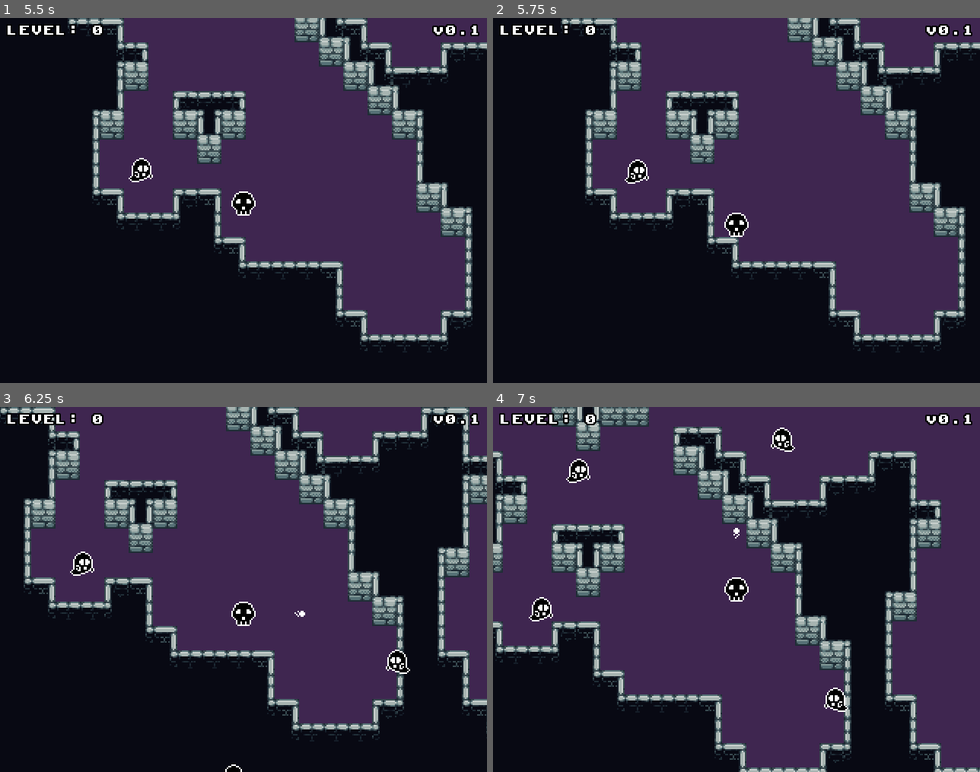
Above: before the commit, frames 1-4 (two rows, left to right).
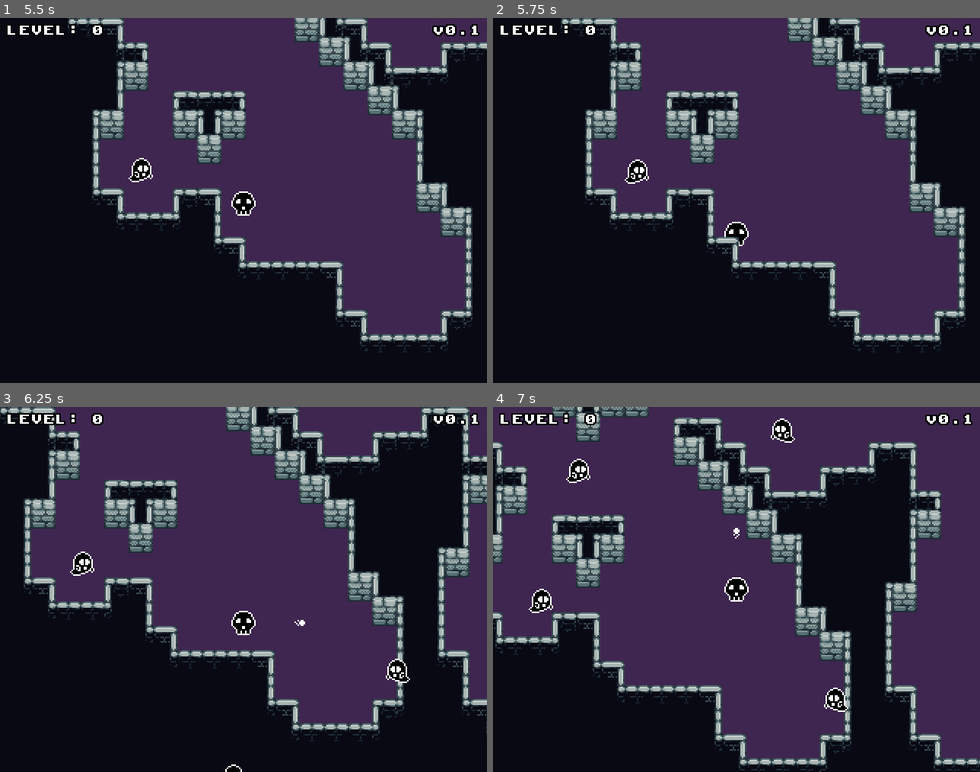
Above: after the commit, the same moments.

Repository: nikolawhallon/ExploreyDungeon
Game: Godot game, scene res://Scenes/Game.tscn
Two runs of this game, one before a commit and one after it. Both use one fixed random seed, a clock stepped at 60 frames per second and the inputs below.
Inputs (mouse positions are in pixels of both pictures, inside the frame that each line leads up to):
- Up to frame 1 (5.5 s): tap Enter at 0.5 s; move the mouse to (350, 182) at 0.52 s; hold D 0.53-1.28 s; tap F every 0.75 s from 0.6 to 5.1 s; click (350, 182) at 0.67 s; tap Space at 0.77, 1.52, 3.02, 3.77, 4.52 s; move the mouse to (146, 218) at 1.27 s; hold S 1.28-2.03 s; move the mouse to (292, 120) at 2.02 s; hold D 2.03-2.78 s; move the mouse to (219, 273) at 2.77 s; hold W 2.78-3.53 s; click (219, 273) at 2.92 s; move the mouse to (389, 255) at 3.52 s; hold A 3.53-5.03 s; move the mouse to (97, 145) at 4.27 s; move the mouse to (267, 200) at 5.02 s; hold S from 5.03 s (still down); click (267, 200) at 5.17 s
- Up to frame 2 (5.75 s): keep holding S
- Up to frame 3 (6.25 s): move the mouse to (170, 498) at 5.77 s; release S at 5.78 s; hold D from 5.78 s (still down); tap F at 5.85 s; tap Space at 6.02 s
- Up to frame 4 (7 s): move the mouse to (843, 571) at 6.52 s; release D at 6.53 s; hold W from 6.53 s (still down); tap F at 6.6 s; tap Space at 6.77 s

Frame 1 is identical in both runs. In frame 2, 0.2% of the frame differs, in the area x 47-53%, y 53-63%; in frame 3, 0.6%; in frame 4, 18%, in the area x 0-100%, y 0-100%.

Commit message:
finished fixing collision for tileset

Diff:
--- a/Scenes/Tileset.tres
+++ b/Scenes/Tileset.tres
@@ -3,16 +3,16 @@
 [ext_resource path="res://Assets/tileset.png" type="Texture" id=1]
 
 [sub_resource type="ConvexPolygonShape2D" id=2]
-points = PoolVector2Array( 16, 16, 0, 16, 0, 0, 16, 0 )
+points = PoolVector2Array( 16, 16, 0, 16, 0, 6, 16, 6 )
 
 [sub_resource type="ConvexPolygonShape2D" id=3]
-points = PoolVector2Array( 16, 16, 0, 16, 0, 0, 16, 0 )
+points = PoolVector2Array( 16, 16, 0, 16, 0, 6, 16, 6 )
 
 [sub_resource type="ConvexPolygonShape2D" id=50]
 points = PoolVector2Array( 16, 16, 0, 16, 0, 6, 16, 6 )
 
 [sub_resource type="ConvexPolygonShape2D" id=5]
-points = PoolVector2Array( 16, 16, 0, 16, 0, 0, 16, 0 )
+points = PoolVector2Array( 16, 16, 0, 16, 0, 6, 16, 6 )
 
 [sub_resource type="ConvexPolygonShape2D" id=6]
 points = PoolVector2Array( 16, 16, 0, 16, 0, 0, 16, 0 )
@@ -39,7 +39,7 @@
 points = PoolVector2Array( 16, 16, 0, 16, 0, 0, 16, 0 )
 
 [sub_resource type="ConvexPolygonShape2D" id=14]
-points = PoolVector2Array( 16, 16, 0, 16, 0, 0, 16, 0 )
+points = PoolVector2Array( 16, 16, 0, 16, 0, 6, 16, 6 )
 
 [sub_resource type="ConvexPolygonShape2D" id=15]
 points = PoolVector2Array( 16, 16, 0, 16, 0, 0, 16, 0 )
@@ -69,7 +69,7 @@
 points = PoolVector2Array( 16, 16, 0, 16, 0, 0, 16, 0 )
 
 [sub_resource type="ConvexPolygonShape2D" id=24]
-points = PoolVector2Array( 16, 16, 0, 16, 0, 0, 16, 0 )
+points = PoolVector2Array( 16, 16, 0, 16, 0, 6, 16, 6 )
 
 [sub_resource type="ConvexPolygonShape2D" id=25]
 points = PoolVector2Array( 16, 16, 0, 16, 0, 0, 16, 0 )
@@ -90,16 +90,16 @@
 points = PoolVector2Array( 16, 16, 0, 16, 0, 0, 16, 0 )
 
 [sub_resource type="ConvexPolygonShape2D" id=31]
-points = PoolVector2Array( 16, 16, 0, 16, 0, 0, 16, 0 )
+points = PoolVector2Array( 16, 16, 0, 16, 0, 6, 16, 6 )
 
 [sub_resource type="ConvexPolygonShape2D" id=32]
-points = PoolVector2Array( 16, 16, 0, 16, 0, 0, 16, 0 )
+points = PoolVector2Array( 16, 16, 0, 16, 0, 6, 16, 6 )
 
 [sub_resource type="ConvexPolygonShape2D" id=33]
-points = PoolVector2Array( 16, 16, 0, 16, 0, 0, 16, 0 )
+points = PoolVector2Array( 16, 16, 0, 16, 0, 6, 16, 6 )
 
 [sub_resource type="ConvexPolygonShape2D" id=34]
-points = PoolVector2Array( 16, 16, 0, 16, 0, 0, 16, 0 )
+points = PoolVector2Array( 16, 16, 0, 16, 0, 6, 16, 6 )
 
 [sub_resource type="ConvexPolygonShape2D" id=35]
 points = PoolVector2Array( 16, 16, 0, 16, 0, 0, 16, 0 )
@@ -132,16 +132,16 @@
 points = PoolVector2Array( 16, 12, 0, 12, 0, 0, 16, 0 )
 
 [sub_resource type="ConvexPolygonShape2D" id=45]
-points = PoolVector2Array( 16, 16, 0, 16, 0, 0, 16, 0 )
+points = PoolVector2Array( 16, 16, 0, 16, 0, 6, 16, 6 )
 
 [sub_resource type="ConvexPolygonShape2D" id=46]
-points = PoolVector2Array( 16, 16, 0, 16, 0, 0, 16, 0 )
+points = PoolVector2Array( 16, 16, 0, 16, 0, 6, 16, 6 )
 
 [sub_resource type="ConvexPolygonShape2D" id=47]
 points = PoolVector2Array( 16, 16, 0, 16, 0, 0, 16, 0 )
 
 [sub_resource type="ConvexPolygonShape2D" id=48]
-points = PoolVector2Array( 16, 16, 0, 16, 0, 0, 16, 0 )
+points = PoolVector2Array( 16, 16, 0, 16, 0, 6, 16, 6 )
 
 [sub_resource type="ConvexPolygonShape2D" id=49]
 points = PoolVector2Array( 16, 16, 0, 16, 0, 0, 16, 0 )
